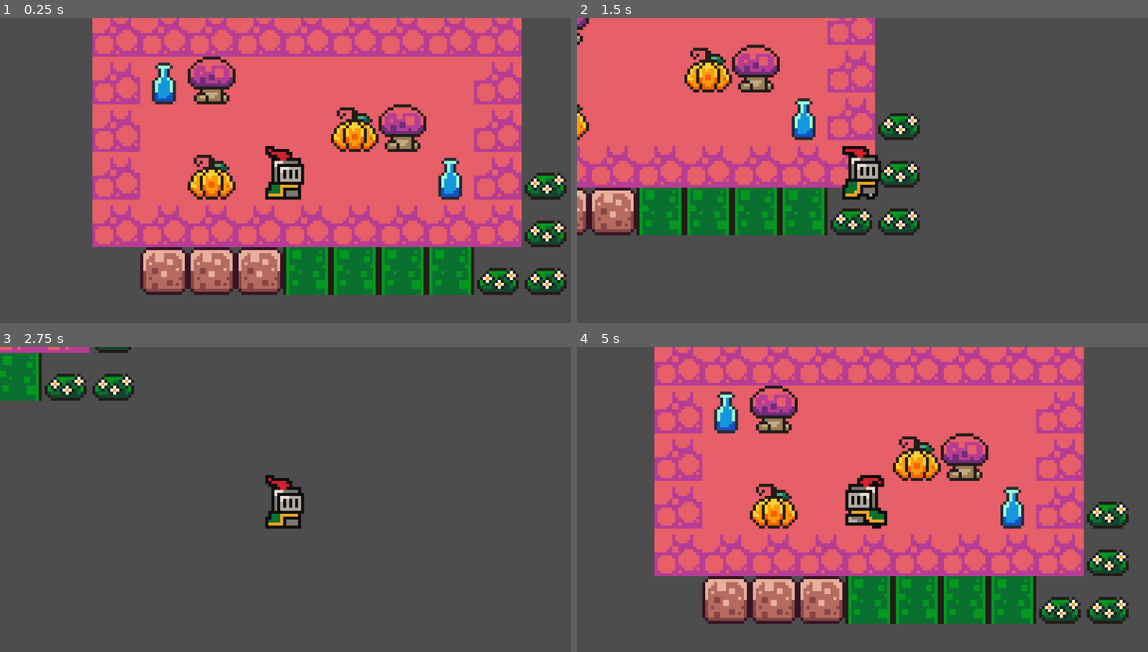
Above: before the commit, frames 1-4 (two rows, left to right).
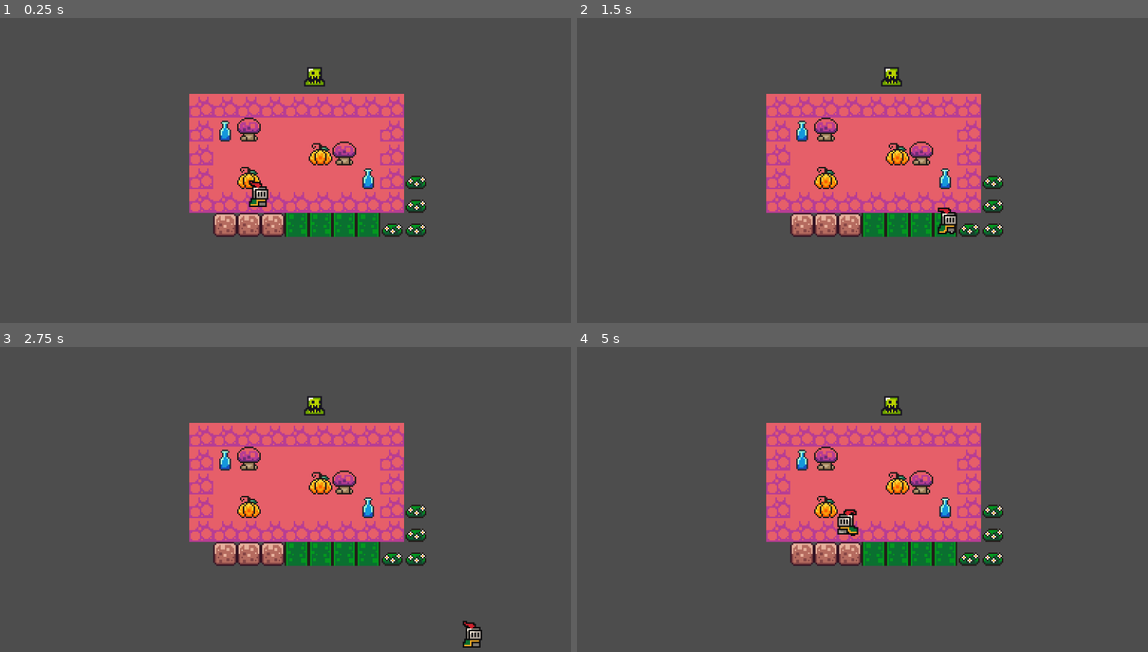
Above: after the commit, the same moments.

Repository: A-somenumbers/SpaceGameSBGJ
Game: Godot game, scene res://scenes/game_scene.tscn
Same seed, same stepped clock (60 frames per second), same inputs: the game is played once before the commit and once after it.
Inputs:
- Up to frame 1 (0.25 s): no input
- Up to frame 2 (1.5 s): hold Right (move_right) 0.53-1.28 s; hold Down (move_down) from 1.28 s (still down)
- Up to frame 3 (2.75 s): release Down (move_down) at 2.03 s; hold Right (move_right) from 2.03 s (still down)
- Up to frame 4 (5 s): release Right (move_right) at 2.78 s; hold Up (move_up) 2.78-3.53 s; hold Left (move_left) from 3.53 s (still down)

The runs differ from the first frame. In frame 1, 60% of the frame differs, in the area x 16-100%, y 0-91%; in frame 2, 43%; in frame 3, 21%; in frame 4, 60%, in the area x 13-97%, y 0-91%.

Commit message:
-m working on enemy code

Diff:
--- a/space-quest---game-jam/node_2d.tscn
+++ /dev/null
@@ -1,3 +0,0 @@
-[gd_scene format=3 uid="uid://drqhxjmrwgigh"]
-
-[node name="Node2D" type="Node2D"]
--- a/space-quest---game-jam/project.godot
+++ b/space-quest---game-jam/project.godot
@@ -15,6 +15,10 @@
 config/features=PackedStringArray("4.3", "Forward Plus")
 config/icon="res://icon.svg"
 
+[autoload]
+
+Global="*res://scripts/global.gd"
+
 [input]
 
 move_left={
@@ -26,19 +30,24 @@
 move_right={
 "deadzone": 0.5,
 "events": [Object(InputEventKey,"resource_local_to_scene":false,"resource_name":"","device":-1,"window_id":0,"alt_press …(195 unchanged characters)…
-, Object(InputEventKey,"resource_local_to_scene":false,"reso …(131 unchanged characters)… d":false,"keycode":0,"physical_keycode":70,"key_label":0,"unicode":102,"location":0,"echo":false,"script":null)
+, Object(InputEventKey,"resource_local_to_scene":false,"reso …(131 unchanged characters)… d":false,"keycode":0,"physical_keycode":68,"key_label":0,"unicode":100,"location":0,"echo":false,"script":null)
 ]
 }
 move_up={
 "deadzone": 0.5,
 "events": [Object(InputEventKey,"resource_local_to_scene":false,"resource_name":"","device":-1,"window_id":0,"alt_press …(195 unchanged characters)…
-, Object(InputEventKey,"resource_local_to_scene":false,"reso …(131 unchanged characters)… d":false,"keycode":0,"physical_keycode":69,"key_label":0,"unicode":101,"location":0,"echo":false,"script":null)
+, Object(InputEventKey,"resource_local_to_scene":false,"reso …(131 unchanged characters)… d":false,"keycode":0,"physical_keycode":87,"key_label":0,"unicode":119,"location":0,"echo":false,"script":null)
 ]
 }
 move_down={
 "deadzone": 0.5,
-"events": [Object(InputEventKey,"resource_local_to_scene":fa …(140 unchanged characters)… d":false,"keycode":0,"physical_keycode":68,"key_label":0,"unicode":100,"location":0,"echo":false,"script":null)
+"events": [Object(InputEventKey,"resource_local_to_scene":fa …(140 unchanged characters)… d":false,"keycode":0,"physical_keycode":83,"key_label":0,"unicode":115,"location":0,"echo":false,"script":null)
 , Object(InputEventKey,"resource_local_to_scene":false,"resource_name":"","device":-1,"window_id":0,"alt_pressed":false …(186 unchanged characters)…
+]
+}
+attack={
+"deadzone": 0.5,
+"events": [Object(InputEventKey,"resource_local_to_scene":false,"resource_name":"","device":0,"window_id":0,"alt_pressed":false,"shift_pressed":false,"ctrl_pressed":false,"meta_pressed":false,"pressed":false,"keycode":0,"physical_keycode":84,"key_label":0,"unicode":0,"location":0,"echo":false,"script":null)
 ]
 }
 
--- /dev/null
+++ b/space-quest---game-jam/scenes/enemy.tscn
@@ -0,0 +1,83 @@
+[gd_scene load_steps=11 format=3 uid="uid://biboxqrtc1j3p"]
+
+[ext_resource type="Script" path="res://scripts/enemy2d.gd" id="1_swi1w"]
+[ext_resource type="Texture2D" uid="uid://bkcfinr6tc6d1" path="res://assets/sprites/slime_green.png" id="2_31i6g"]
+
+[sub_resource type="AtlasTexture" id="AtlasTexture_ofyvb"]
+atlas = ExtResource("2_31i6g")
+region = Rect2(0, 24, 24, 24)
+
+[sub_resource type="AtlasTexture" id="AtlasTexture_3oht8"]
+atlas = ExtResource("2_31i6g")
+region = Rect2(24, 24, 24, 24)
+
+[sub_resource type="AtlasTexture" id="AtlasTexture_2kgme"]
+atlas = ExtResource("2_31i6g")
+region = Rect2(48, 24, 24, 24)
+
+[sub_resource type="AtlasTexture" id="AtlasTexture_5u4eb"]
+atlas = ExtResource("2_31i6g")
+region = Rect2(72, 24, 24, 24)
+
+[sub_resource type="SpriteFrames" id="SpriteFrames_ou8rq"]
+animations = [{
+"frames": [{
+"duration": 1.0,
+"texture": SubResource("AtlasTexture_ofyvb")
+}, {
+"duration": 1.0,
+"texture": SubResource("AtlasTexture_3oht8")
+}, {
+"duration": 1.0,
+"texture": SubResource("AtlasTexture_2kgme")
+}, {
+"duration": 1.0,
+"texture": SubResource("AtlasTexture_5u4eb")
+}],
+"loop": true,
+"name": &"idle",
+"speed": 5.0
+}]
+
+[sub_resource type="CircleShape2D" id="CircleShape2D_cv6hs"]
+radius = 41.0122
+
+[sub_resource type="CircleShape2D" id="CircleShape2D_rb6j8"]
+radius = 5.0
+
+[sub_resource type="CircleShape2D" id="CircleShape2D_ivx7w"]
+radius = 11.0
+
+[node name="enemy" type="CharacterBody2D"]
+script = ExtResource("1_swi1w")
+
+[node name="AnimatedSprite2D" type="AnimatedSprite2D" parent="."]
+sprite_frames = SubResource("SpriteFrames_ou8rq")
+animation = &"idle"
+frame = 3
+frame_progress = 0.450303
+offset = Vector2(0, -10)
+
+[node name="detection_area" type="Area2D" parent="."]
+collision_layer = 2
+collision_mask = 2
+
+[node name="CollisionShape2D" type="CollisionShape2D" parent="detection_area"]
+position = Vector2(0, -4)
+shape = SubResource("CircleShape2D_cv6hs")
+
+[node name="CollisionShape2D" type="CollisionShape2D" parent="."]
+visible = false
+position = Vector2(0, -4)
+shape = SubResource("CircleShape2D_rb6j8")
+
+[node name="enemy_hbox" type="Area2D" parent="."]
+
+[node name="CollisionShape2D" type="CollisionShape2D" parent="enemy_hbox"]
+position = Vector2(0, -4)
+shape = SubResource("CircleShape2D_ivx7w")
+
+[connection signal="body_entered" from="detection_area" to="." method="_on_detection_area_body_entered"]
+[connection signal="body_exited" from="detection_area" to="." method="_on_detection_area_body_exited"]
+[connection signal="area_shape_entered" from="enemy_hbox" to="." method="_on_enemy_hbox_area_shape_entered"]
+[connection signal="area_shape_exited" from="enemy_hbox" to="." method="_on_enemy_hbox_area_shape_exited"]
--- a/space-quest---game-jam/scenes/game_scene.tscn
+++ b/space-quest---game-jam/scenes/game_scene.tscn
@@ -1,7 +1,8 @@
-[gd_scene load_steps=5 format=3 uid="uid://dq3jwhvp0x44n"]
+[gd_scene load_steps=6 format=3 uid="uid://dq3jwhvp0x44n"]
 
 [ext_resource type="PackedScene" uid="uid://cwuwdhuq7v0dt" path="res://scenes/player.tscn" id="1_ohxhq"]
 [ext_resource type="Texture2D" uid="uid://ceygyi8flwb3y" path="res://assets/sprites/world_tileset.png" id="1_vxaag"]
+[ext_resource type="PackedScene" uid="uid://biboxqrtc1j3p" path="res://scenes/enemy.tscn" id="3_2k3qe"]
 
 [sub_resource type="TileSetAtlasSource" id="TileSetAtlasSource_h0ne3"]
 texture = ExtResource("1_vxaag")
@@ -143,13 +144,16 @@
 position = Vector2(-1, 0)
 movement_speed = 100.0
 
-[node name="player_camera" type="Camera2D" parent="player"]
-position = Vector2(18, -7)
-zoom = Vector2(6, 6)
-
 [node name="TileMap" type="TileMap" parent="."]
 tile_set = SubResource("TileSet_7o110")
 format = 2
 layer_0/tile_data = PackedInt32Array(-65537, 131073, 11, -1, 131073, 11, 65535, 131073, 12, 131071, 262145, 1, 65536, 2 …(969 unchanged characters)…
 layer_1/name = "Layer1"
 layer_1/tile_data = PackedInt32Array(-131069, 458753, 7, -131073, 458753, 7, -1, 262145, 8, -131070, 262145, 8, -65532, 1, 8, -131074, 1, 8)
+
+[node name="player_camera" type="Camera2D" parent="."]
+position = Vector2(17, -7)
+zoom = Vector2(3, 3)
+
+[node name="enemy" parent="." instance=ExtResource("3_2k3qe")]
+position = Vector2(36, -71)
--- a/space-quest---game-jam/scenes/player.tscn
+++ b/space-quest---game-jam/scenes/player.tscn
@@ -1,7 +1,23 @@
-[gd_scene load_steps=25 format=3 uid="uid://cwuwdhuq7v0dt"]
-
-[ext_resource type="Script" path="res://scenes/player_movement.gd" id="1_jgec3"]
+[gd_scene load_steps=30 format=3 uid="uid://cwuwdhuq7v0dt"]
+
+[ext_resource type="Script" path="res://scripts/player_movement.gd" id="1_jgec3"]
 [ext_resource type="Texture2D" uid="uid://uf58ix6h5615" path="res://assets/sprites/knight.png" id="1_wwwbi"]
+
+[sub_resource type="AtlasTexture" id="AtlasTexture_dcbwl"]
+atlas = ExtResource("1_wwwbi")
+region = Rect2(0, 224, 32, 32)
+
+[sub_resource type="AtlasTexture" id="AtlasTexture_i0sgu"]
+atlas = ExtResource("1_wwwbi")
+region = Rect2(32, 224, 32, 32)
+
+[sub_resource type="AtlasTexture" id="AtlasTexture_epi1e"]
+atlas = ExtResource("1_wwwbi")
+region = Rect2(64, 224, 32, 32)
+
+[sub_resource type="AtlasTexture" id="AtlasTexture_sbbog"]
+atlas = ExtResource("1_wwwbi")
+region = Rect2(96, 224, 32, 32)
 
 [sub_resource type="AtlasTexture" id="AtlasTexture_fvovb"]
 atlas = ExtResource("1_wwwbi")
@@ -85,6 +101,23 @@
 
 [sub_resource type="SpriteFrames" id="SpriteFrames_vt42l"]
 animations = [{
+"frames": [{
+"duration": 1.0,
+"texture": SubResource("AtlasTexture_dcbwl")
+}, {
+"duration": 1.0,
+"texture": SubResource("AtlasTexture_i0sgu")
+}, {
+"duration": 1.0,
+"texture": SubResource("AtlasTexture_epi1e")
+}, {
+"duration": 1.0,
+"texture": SubResource("AtlasTexture_sbbog")
+}],
+"loop": true,
+"name": &"attack",
+"speed": 9.0
+}, {
 "frames": [{
 "duration": 1.0,
 "texture": SubResource("AtlasTexture_fvovb")
@@ -160,16 +193,32 @@
 radius = 5.0
 height = 10.0
 
+[sub_resource type="CircleShape2D" id="CircleShape2D_gu8ik"]
+radius = 11.0
+
 [node name="player" type="CharacterBody2D"]
+collision_layer = 3
 script = ExtResource("1_jgec3")
 
 [node name="sprite" type="AnimatedSprite2D" parent="."]
 unique_name_in_owner = true
-position = Vector2(18, -12)
 sprite_frames = SubResource("SpriteFrames_vt42l")
-animation = &"walking"
+animation = &"attack"
 autoplay = "idle"
+frame_progress = 0.155145
 
 [node name="collision" type="CollisionShape2D" parent="."]
-position = Vector2(18, -7)
+position = Vector2(0, 4)
 shape = SubResource("CapsuleShape2D_anyef")
+
+[node name="player_hbox" type="Area2D" parent="."]
+
+[node name="CollisionShape2D" type="CollisionShape2D" parent="player_hbox"]
+position = Vector2(-1, 3)
+shape = SubResource("CircleShape2D_gu8ik")
+
+[node name="attack_cooldown" type="Timer" parent="."]
+
+[connection signal="body_entered" from="player_hbox" to="." method="_on_player_hbox_body_entered"]
+[connection signal="body_exited" from="player_hbox" to="." method="_on_player_hbox_body_exited"]
+[connection signal="timeout" from="attack_cooldown" to="." method="_on_attack_cooldown_timeout"]
--- a/space-quest---game-jam/scenes/player_movement.gd
+++ /dev/null
@@ -1,19 +0,0 @@
-extends CharacterBody2D
-
-@export var movement_speed : float = 500
-
-var character_direction : Vector2
-
-func _physics_process(delta):
-	character_direction.x = Input.get_axis("move_left", "move_right")
-	character_direction.y = Input.get_axis("move_up", "move_down")
-	if character_direction.x > 0: %sprite.flip_h = false
-	elif character_direction.x < 0: %sprite.flip_h = true
-
-	if character_direction:
-		velocity = character_direction * movement_speed
-		if %sprite.animation != "walking": %sprite.animation = "walking"
-	else:
-		velocity = velocity.move_toward(Vector2.ZERO, movement_speed)
-		if %sprite.animation != "idle": %sprite.animation = "idle"
-	move_and_slide()
--- /dev/null
+++ b/space-quest---game-jam/scripts/enemy2d.gd
@@ -0,0 +1,49 @@
+extends CharacterBody2D
+
+var speed = 25
+var player_chase = false
+var player = null
+
+var health = 100
+var player_inAttackRange = false
+
+
+func _physics_process(delta):
+	deals_with_damage()
+	if player_chase:
+		position += (player.position - position)/speed
+		if(player.position.x - position.x) < 0:
+			$AnimatedSprite2D.flip_h = true
+		else:
+			$AnimatedSprite2D.flip_h = false
+
+
+
+func _on_detection_area_body_entered(body):
+	player = body
+	player_chase = true
+
+
+func _on_detection_area_body_exited(body):
+	player = null
+	player_chase = false
+
+func enemy():
+	pass
+
+
+func _on_enemy_hbox_area_shape_entered(body):
+	if body.has_method("player"):
+		player_inAttackRange = true
+
+
+func _on_enemy_hbox_area_shape_exited(body):
+	if body.has_method("player"):
+		player_inAttackRange = true
+
+func deals_with_damage():
+	if player_inAttackRange and Global.player_current_attack:
+		health = health - 50
+		print(health)
+		if(health<=0):
+			self.queue_free()
--- /dev/null
+++ b/space-quest---game-jam/scripts/global.gd
@@ -0,0 +1,3 @@
+extends Node
+
+var player_current_attack = false
--- /dev/null
+++ b/space-quest---game-jam/scripts/player_movement.gd
@@ -0,0 +1,55 @@
+extends CharacterBody2D
+
+@export var movement_speed : float = 500
+
+var character_direction : Vector2
+var enemy_attackRange = false
+var attack_cooldown = true
+var health = 100
+var player_alive = true
+var attackIn = false
+func _physics_process(delta):
+	playerMovementandInput()
+	if health <= 0:
+		player_alive = false
+		health = 0;
+		print("dead!")
+		self.queue_free()
+	enemy_attack()
+
+
+func _on_player_hbox_body_entered(body: Node2D) -> void:
+	if body.has_method("enemy"):
+		enemy_attackRange = true
+
+
+func _on_player_hbox_body_exited(body: Node2D) -> void:
+	if body.has_method("enemy"):
+		enemy_attackRange = false
+
+func enemy_attack():
+	if enemy_attackRange and attack_cooldown:
+		health = health - 20
+		attack_cooldown = false
+		$attack_cooldown.start()
+		print("player took damage")
+
+func player():
+	pass
+func playerMovementandInput():
+	character_direction.x = Input.get_axis("move_left", "move_right")
+	character_direction.y = Input.get_axis("move_up", "move_down")
+	if character_direction.x > 0: %sprite.flip_h = false
+	elif character_direction.x < 0: %sprite.flip_h = true
+	move_and_slide()
+
+	if character_direction:
+		velocity = character_direction * movement_speed
+		if %sprite.animation != "walking": %sprite.animation = "walking"
+	else:
+		velocity = velocity.move_toward(Vector2.ZERO, movement_speed)
+		if %sprite.animation != "idle": %sprite.animation = "idle"
+
+
+func _on_attack_cooldown_timeout() -> void:
+	attack_cooldown = true
